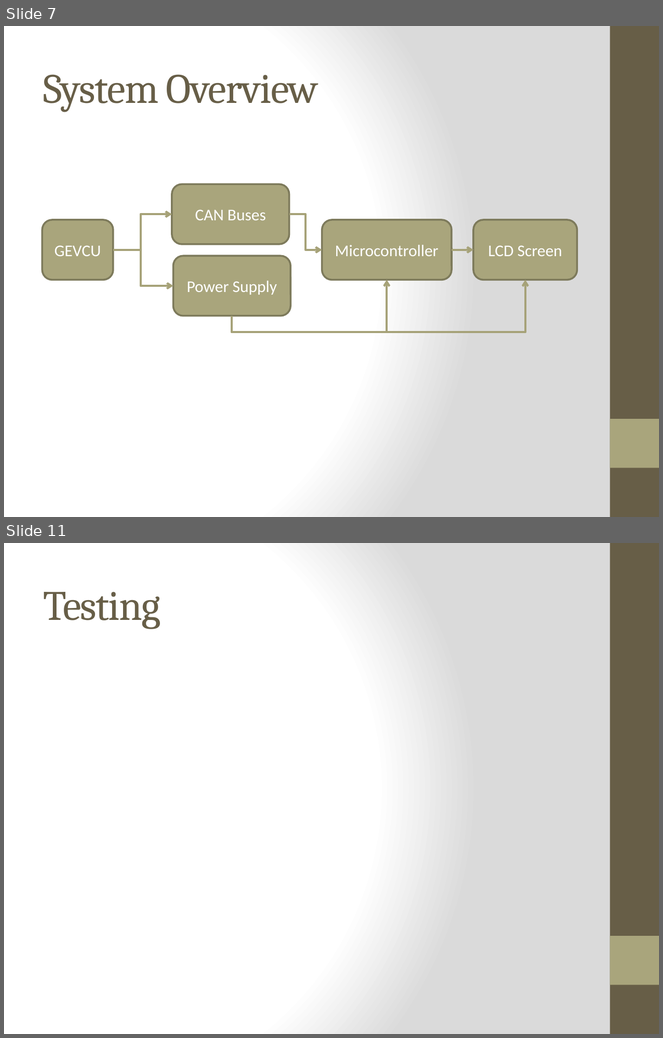
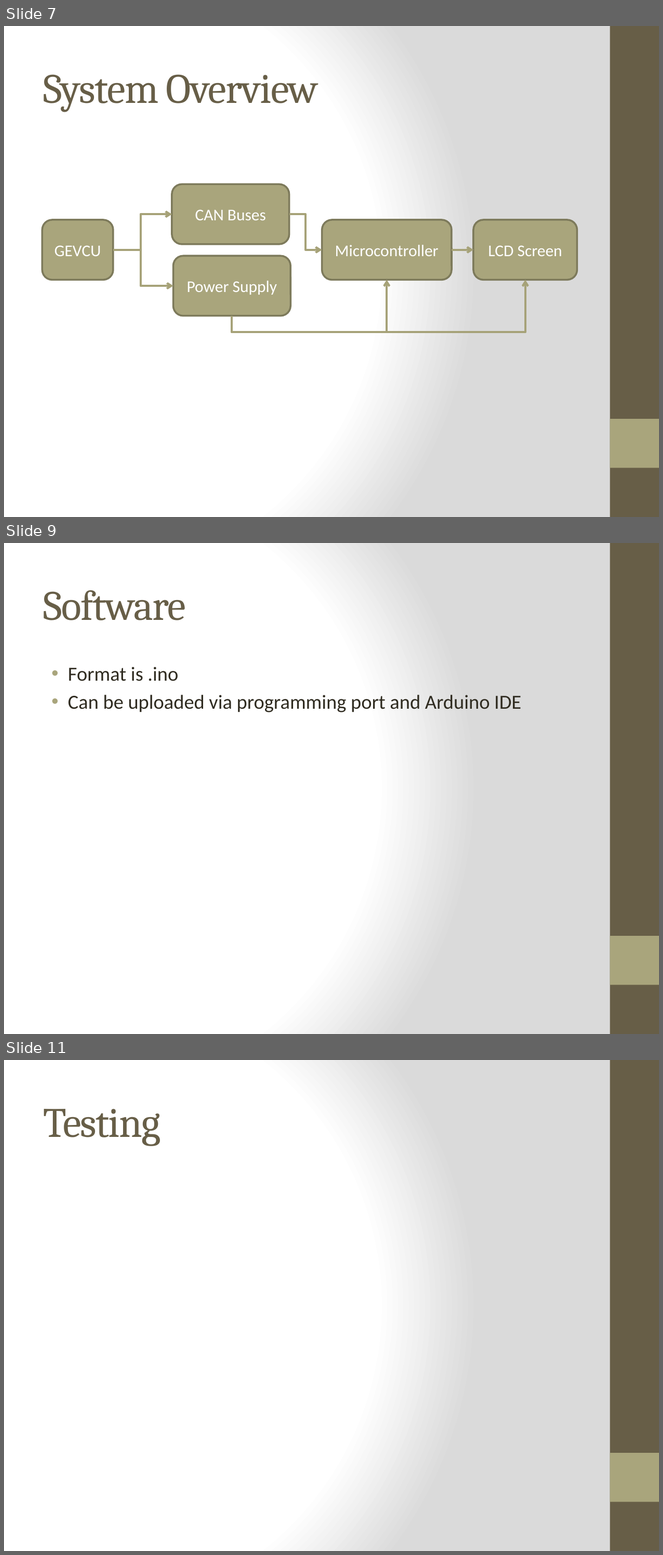
Before and after one commit to noahterickson/DigitalDash, a slide deck: Documentation/Capstone Documents/Presentation/finalPresentation.pptx. Shown one above the other, each under a label of ours: slides 7 and 11 before the commit, slides 7, 9 and 11 after it; the slides between them are not shown. The pictures are 663x1038 and 663x1555 pixels, drawn with LibreOffice and Linux fonts; fonts in the diff are those of the drawing. Boxes give left, top, right and bottom in pixels: in the first picture for what was removed or moved away, otherwise in the second. Text is boxed around its words. In the diff, an @@ line names an element or a change of style, - is before the commit and + after.

```diff
--- a/Documentation/Capstone Documents/Presentation/finalPresentation.pptx
+++ b/Documentation/Capstone Documents/Presentation/finalPresentation.pptx
@@ slide 9 added at (x1=4, y1=543, x2=659, y2=1034), background gradient #FFFFFF to #DADADA; not listed: 2 template elements that a slide beside it also shows @@
@@ title added at (x1=44, y1=590, x2=186, y2=620), 46 pt, text #675E47 @@
+Software
@@ text added at (x1=68, y1=667, x2=521, y2=713), 22 pt, text #2F2B20 @@
+• Format is .ino
+• Can be uploaded via programming port and Arduino IDE
```
Also in this commit, not shown: 4 slides changed, 5 other slides added, 2 slides removed.
